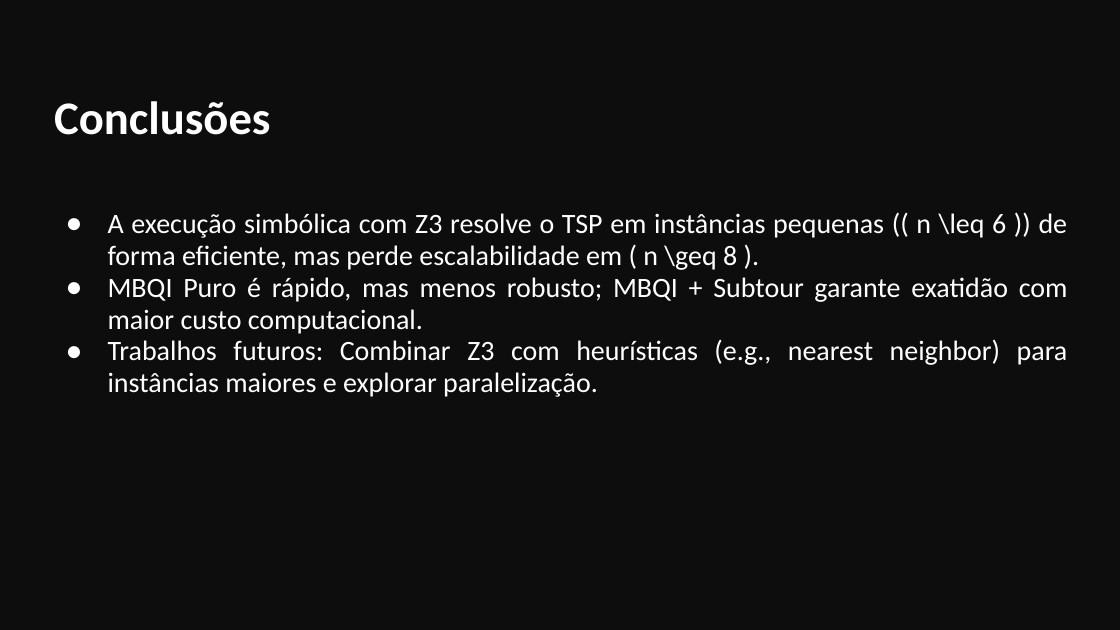
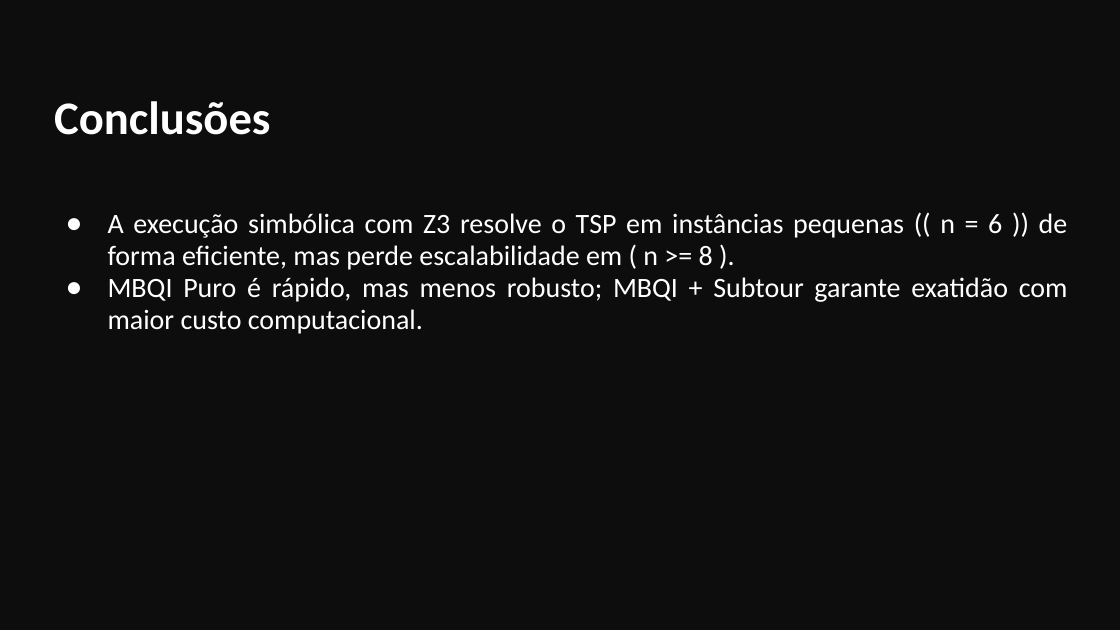
Before and after one commit to JaoLucass/FinalProject_DCC606_Tema_10_RR_2025, a slide deck: slide 10 of Apresentacao.pptx. Drawn at 1120x630 pixels with LibreOffice and Linux fonts; fonts in the diff are those of the drawing. Boxes give left, top, right and bottom in pixels: in the first picture for what was removed or moved away, otherwise in the second. Text is boxed around its words. In the diff, an @@ line names an element or a change of style, - is before the commit and + after.

```diff
--- a/Apresentacao.pptx
+++ b/Apresentacao.pptx
@@ subtitle at [108, 213, 1068, 270]: text changed @@
-● A execução simbólica com Z3 resolve o TSP em instâncias pequenas (( n \leq 6 )) de forma eficiente, mas perde escalabilidade em ( n \geq 8 ).
+● A execução simbólica com Z3 resolve o TSP em instâncias pequenas (( n = 6 )) de forma eficiente, mas perde escalabilidade em ( n >= 8 ).
@@ subtitle at [108, 339, 1068, 397]: paragraph removed @@
-● Trabalhos futuros: Combinar Z3 com heurísticas (e.g., nearest neighbor) para instâncias maiores e explorar paralelização.
```
Also in this commit, not shown: 2 other slides changed.
